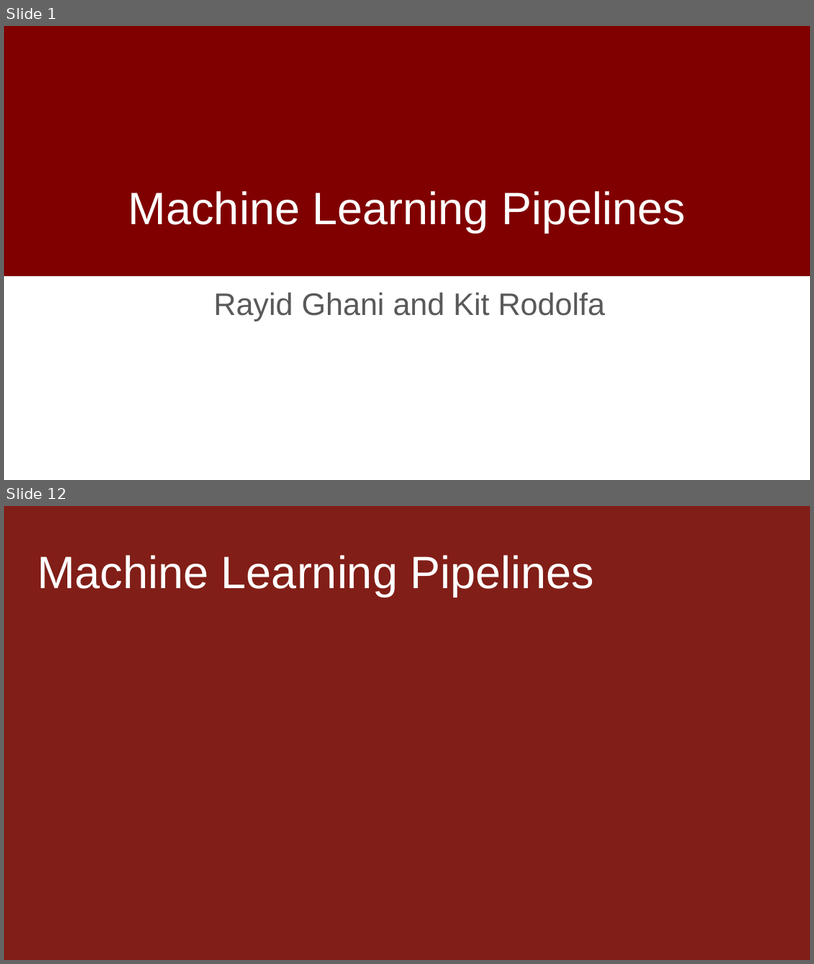
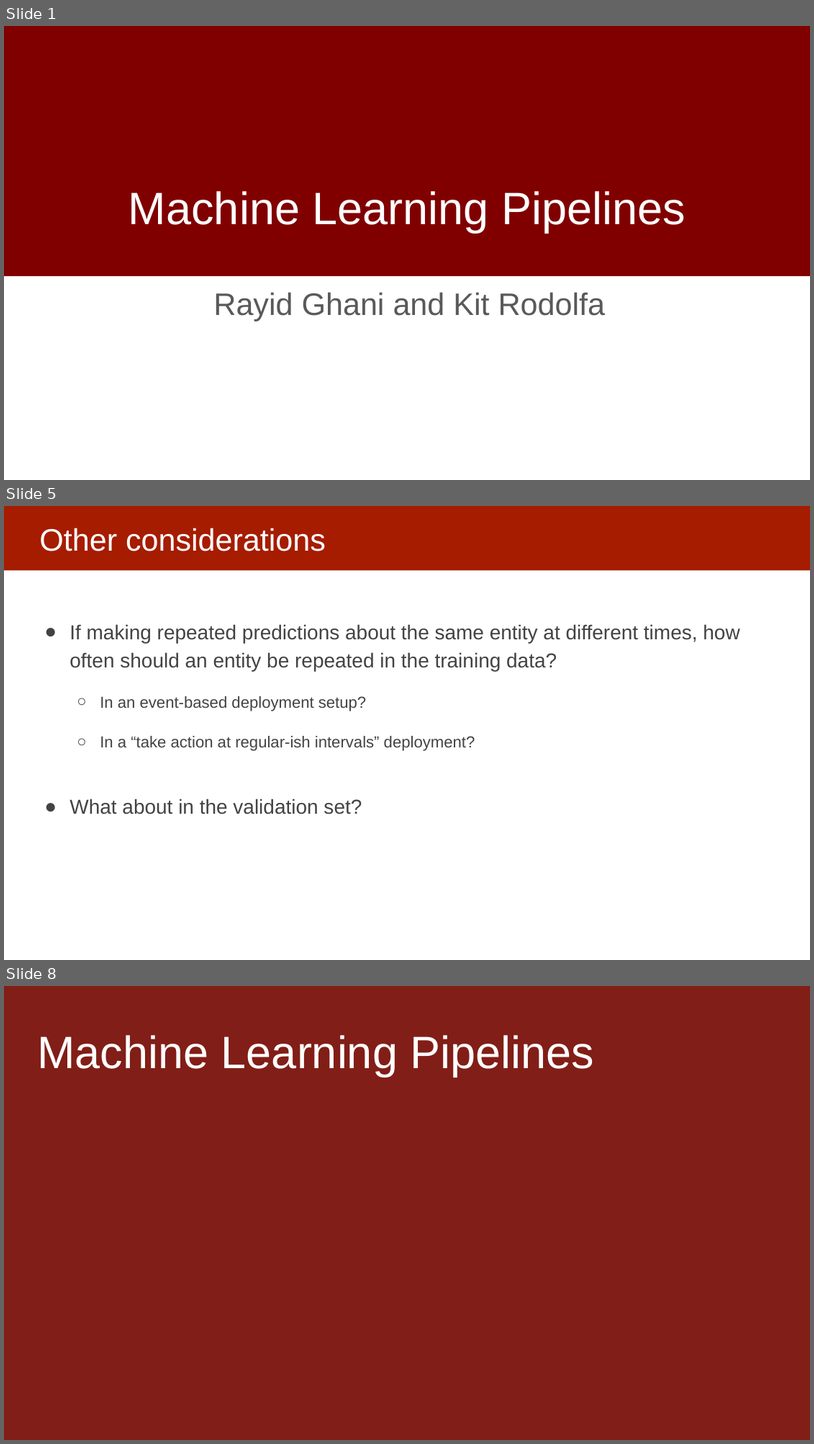
Before and after one commit to dssg/MLinPractice, a slide deck: Lectures/Lecture8-Machine-Learning-Pipelines.pptx. Shown one above the other, each under a label of ours: slides 1 and 12 before the commit, slides 1, 5 and 8 after it; the slides between them are not shown. The pictures are 814x964 and 814x1444 pixels, drawn with LibreOffice and Linux fonts; fonts in the diff are those of the drawing; background and template pictures are left out. Boxes give left, top, right and bottom in pixels: in the first picture for what was removed or moved away, otherwise in the second. Text is boxed around its words. In the diff, an @@ line names an element or a change of style, - is before the commit and + after.

```diff
--- a/Lectures/Lecture8-Machine-Learning-Pipelines.pptx
+++ b/Lectures/Lecture8-Machine-Learning-Pipelines.pptx
@@ slide 5 added at (4, 506, 810, 960), background #FFFFFF @@
@@ rectangle added at (4, 506, 810, 570), fill #A61C00 @@
@@ title added at (39, 528, 326, 551), 37 pt, text #FFFFFF @@
+Other considerations
@@ text added at (70, 624, 740, 814), 24 pt, text #434343 @@
+● If making repeated predictions about the same entity at different times, how often should an entity be repeated in the training data?
+  ○ In an event-based deployment setup?
+  ○ In a “take action at regular-ish intervals” deployment?
+● What about in the validation set?
@@ what was slide 12 is now slide 8 @@
```
Also in this commit, not shown: 4 slides changed, 3 other slides added, 10 slides removed.
